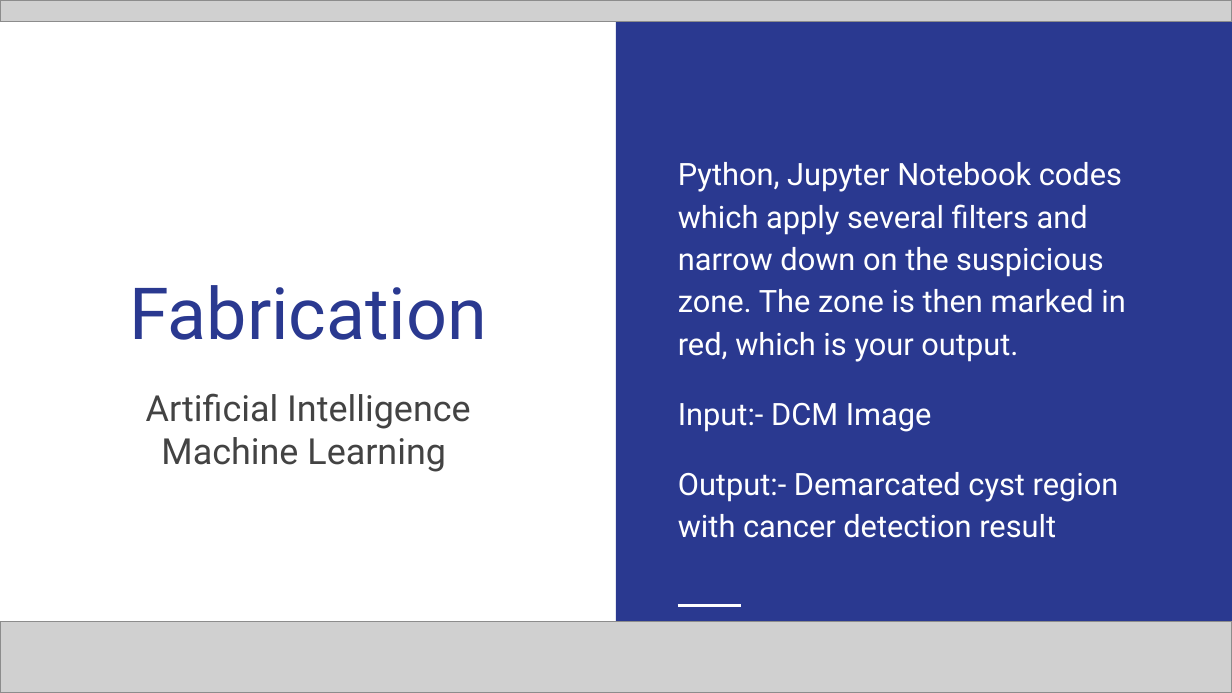
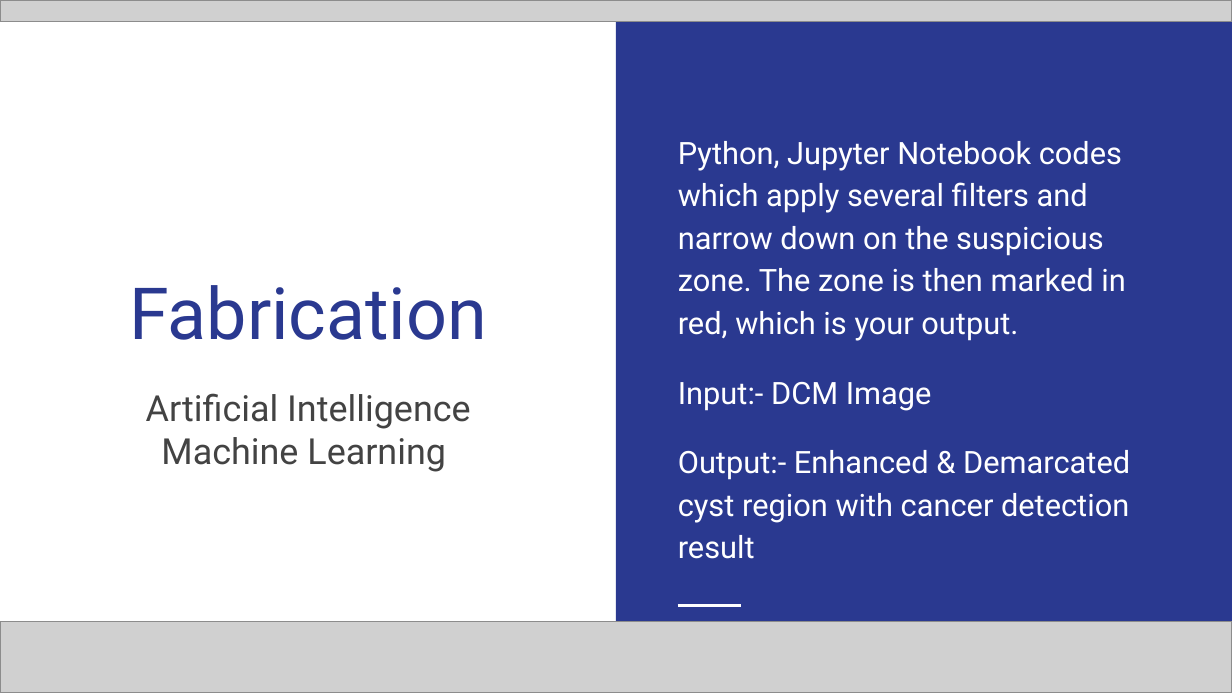
Before and after one commit to satyajitghana/IC2, a slide deck: slide 5 of extras/ppts/RUASIC2019_IntegratedHealthcareInformatics_45.pptx. Drawn at 1232x693 pixels with LibreOffice and Linux fonts; fonts in the diff are those of the drawing; grey boxes stand for pictures. Boxes give left, top, right and bottom in pixels: in the first picture for what was removed or moved away, otherwise in the second. Text is boxed around its words. In the diff, an @@ line names an element or a change of style, - is before the commit and + after.

```diff
--- a/extras/ppts/RUASIC2019_IntegratedHealthcareInformatics_45.pptx
+++ b/extras/ppts/RUASIC2019_IntegratedHealthcareInformatics_45.pptx
@@ text at bbox=[678, 450, 1130, 559]: text changed @@
-Output:- Demarcated cyst region with cancer detection result
+Output:- Enhanced & Demarcated cyst region with cancer detection result
```
Also in this commit, not shown: 3 other slides changed.
